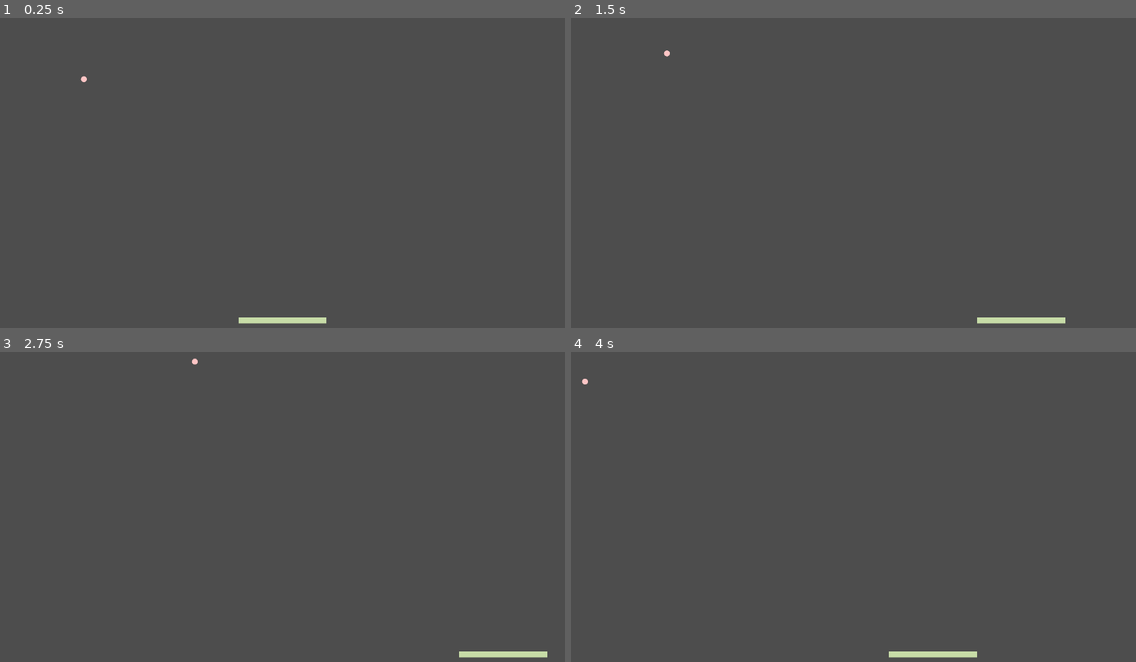
Above: before the commit, frames 1-4 (two rows, left to right).
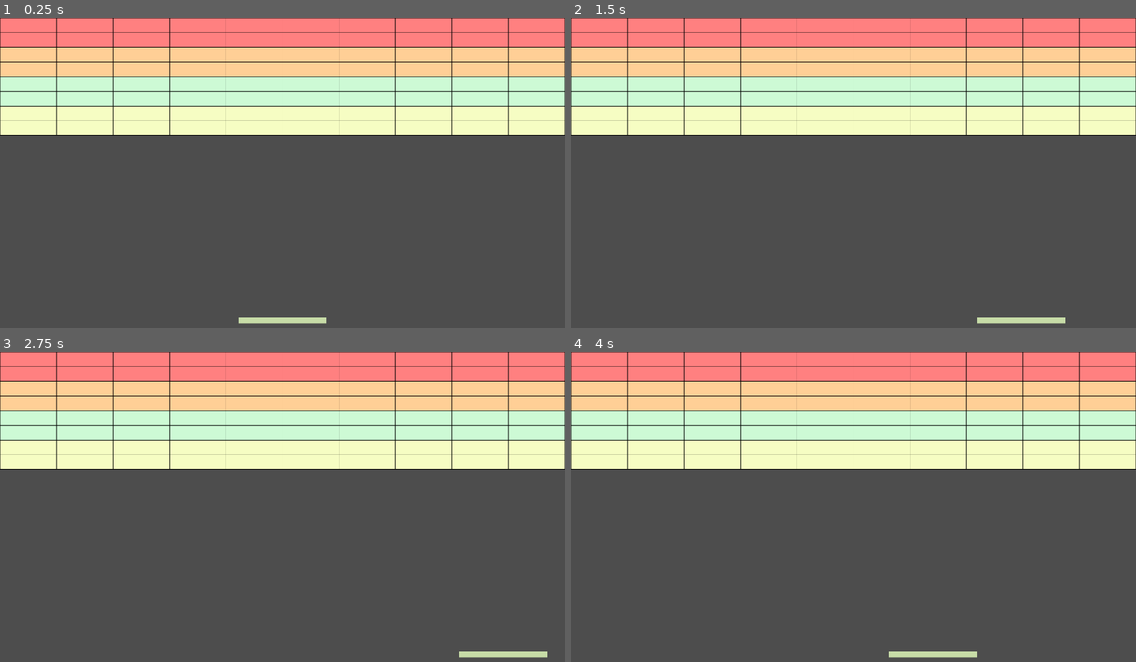
Above: after the commit, the same moments.

Repository: moonblade/breakout-godot
Game: Godot game, scene res://main.tscn
Two runs of this game, one before a commit and one after it. Both use one fixed random seed, a clock stepped at 60 frames per second and the inputs below. The project has no main scene, so this scene is started directly.
Inputs:
- Up to frame 1 (0.25 s): no input
- Up to frame 2 (1.5 s): tap Enter at 0.5 s; hold Right 0.53-1.28 s; hold Left from 1.28 s (still down)
- Up to frame 3 (2.75 s): release Left at 2.03 s; hold Right from 2.03 s (still down)
- Up to frame 4 (4 s): release Right at 3.53 s; hold Left from 3.53 s (still down)

The runs differ from the first frame. In frame 1, 37% of the frame differs, in the area x 0-100%, y 0-38%; in frame 2, 37%; in frame 3, 37%; in frame 4, 37%.

Commit message:
Add block colliders

Diff:
--- /dev/null
+++ b/Block.gd
@@ -0,0 +1,29 @@
+extends Area2D
+var left = 0
+var top = 0
+var colors = ["FF8080", "FFCF96", "CDFAD5", "F6FDC3"]
+var color = ""
+var height = 50
+var width = 0
+
+func _draw():
+	draw_circle(Vector2(0,0), 5, "ff0000")
+	draw_rect(Rect2(Vector2(-width/2,-height/2), Vector2(width, height)), color, true, 1)
+	draw_rect(Rect2(Vector2(-width/2,-height/2), Vector2(width, height)), "000000", false, 2)
+	pass
+
+# Called when the node enters the scene tree for the first time.
+func _ready():
+	var totalBlocks = get_parent().totalBlocks
+	self.width = get_viewport_rect().size.x/totalBlocks
+	self.color = colors[floor(top/2)]
+	self.position = Vector2((left + 0.5) * (get_viewport_rect().size.x/totalBlocks), (top + 0.5) * height)
+	$BlockCollide.init(width)
+
+func init(top=0,left=0):
+	self.top = top
+	self.left = left
+
+# Called every frame. 'delta' is the elapsed time since the previous frame.
+func _process(delta):
+	pass
--- /dev/null
+++ b/BlockCollide.gd
@@ -0,0 +1,20 @@
+extends CollisionShape2D
+
+# Called when the node enters the scene tree for the first time.
+func _ready():
+	pass
+
+func init(width):
+	var rectsize = Vector2(width, get_parent().height)
+	var curShape = RectangleShape2D.new()
+	curShape.size = rectsize
+	set_shape(curShape)
+	print(shape.get_rect())
+
+func _draw():
+#	draw_rect(shape.get_rect(),"ff0000", 10)
+	pass
+
+# Called every frame. 'delta' is the elapsed time since the previous frame.
+func _process(delta):
+	pass
--- /dev/null
+++ b/block.tscn
@@ -0,0 +1,13 @@
+[gd_scene load_steps=4 format=3 uid="uid://bb5pl2jd2k7ly"]
+
+[ext_resource type="Script" path="res://Block.gd" id="1_0nnxu"]
+[ext_resource type="Script" path="res://BlockCollide.gd" id="2_l7els"]
+
+[sub_resource type="RectangleShape2D" id="RectangleShape2D_qcseh"]
+
+[node name="Block" type="Area2D"]
+script = ExtResource("1_0nnxu")
+
+[node name="BlockCollide" type="CollisionShape2D" parent="."]
+shape = SubResource("RectangleShape2D_qcseh")
+script = ExtResource("2_l7els")
--- /dev/null
+++ b/main.gd
@@ -0,0 +1,15 @@
+extends Node2D
+@export var blockScene : PackedScene
+@export var totalBlocks = 10
+
+# Called when the node enters the scene tree for the first time.
+func _ready():
+	for top in range(8):
+		for left in range(totalBlocks):
+			var block = blockScene.instantiate()
+			block.init(top,left)
+			add_child(block)
+
+# Called every frame. 'delta' is the elapsed time since the previous frame.
+func _process(delta):
+	pass
--- a/main.tscn
+++ b/main.tscn
@@ -1,9 +1,13 @@
-[gd_scene load_steps=3 format=3 uid="uid://eau3wm6bc5cg"]
+[gd_scene load_steps=5 format=3 uid="uid://eau3wm6bc5cg"]
 
 [ext_resource type="PackedScene" uid="uid://d1qpanfkk7d83" path="res://ball_body.tscn" id="1_1hirp"]
+[ext_resource type="Script" path="res://main.gd" id="1_6nd43"]
 [ext_resource type="PackedScene" uid="uid://c2iv0t0u4tjvf" path="res://player.tscn" id="2_4wyjv"]
+[ext_resource type="PackedScene" uid="uid://bb5pl2jd2k7ly" path="res://block.tscn" id="2_h6pf7"]
 
 [node name="Main" type="Node2D"]
+script = ExtResource("1_6nd43")
+blockScene = ExtResource("2_h6pf7")
 
 [node name="BallBody" parent="." instance=ExtResource("1_1hirp")]
 max_contacts_reported = 1
